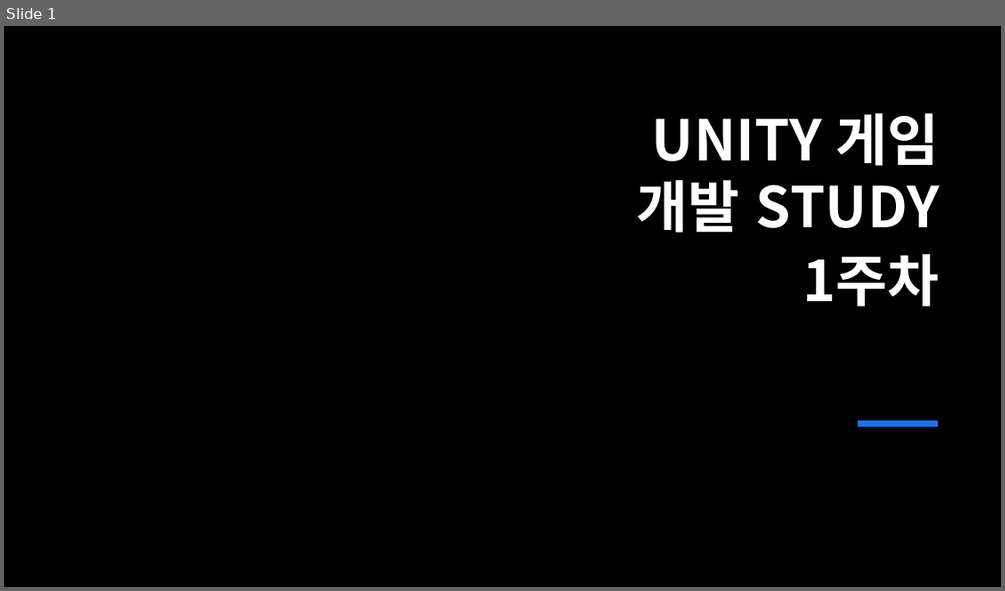
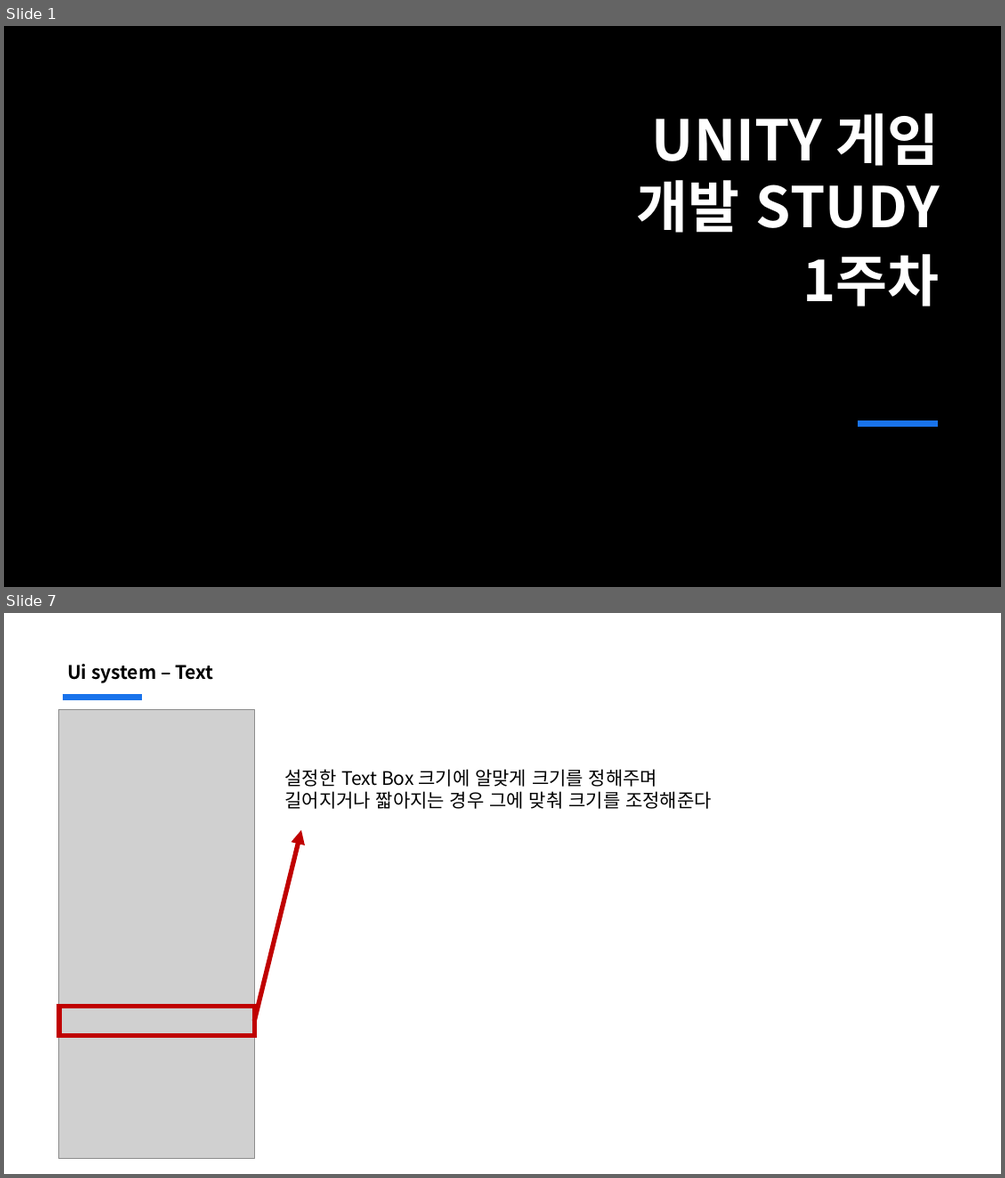
Before and after one commit to jsjin01/MJsec_Unity_Mentoring, a slide deck: MJsec_게임 개발 멘토링/MJsec_4주차.pptx. Shown one above the other, each under a label of ours: slide 1 before the commit, slides 1 and 7 after it; the slides between them are not shown. The pictures are 1005x591 and 1005x1178 pixels, drawn with LibreOffice and Linux fonts; fonts in the diff are those of the drawing; grey boxes stand for pictures; background and template pictures are left out. Boxes give left, top, right and bottom in pixels: in the first picture for what was removed or moved away, otherwise in the second. Text is boxed around its words. In the diff, an @@ line names an element or a change of style, - is before the commit and + after.

```diff
--- a/MJsec_게임 개발 멘토링/MJsec_4주차.pptx
+++ b/MJsec_게임 개발 멘토링/MJsec_4주차.pptx
@@ slide 7 added at (4,613,1001,1174), background #FFFFFF @@
@@ text added at (67,664,213,683), 18 pt, text #000000, bold @@
+Ui system – Text
@@ picture added at (59,709,254,1159) @@
@@ line added from (63, 698) to (142, 698), #1973EB 6 pt @@
@@ text added at (284,769,712,809), 18 pt, text #000000 @@
+설정한 Text Box 크기에 알맞게 크기를 정해주며
+길어지거나 짧아지는 경우 그에 맞춰 크기를 조정해준다
@@ arrow added from (254, 1021) to (301, 830), #C00000 4.5 pt @@
@@ rectangle added at (59,1006,254,1036), outline #C00000 4.5 pt @@
```
Also in this commit, not shown: 12 other slides added, 9 slides removed, 12 other files.
